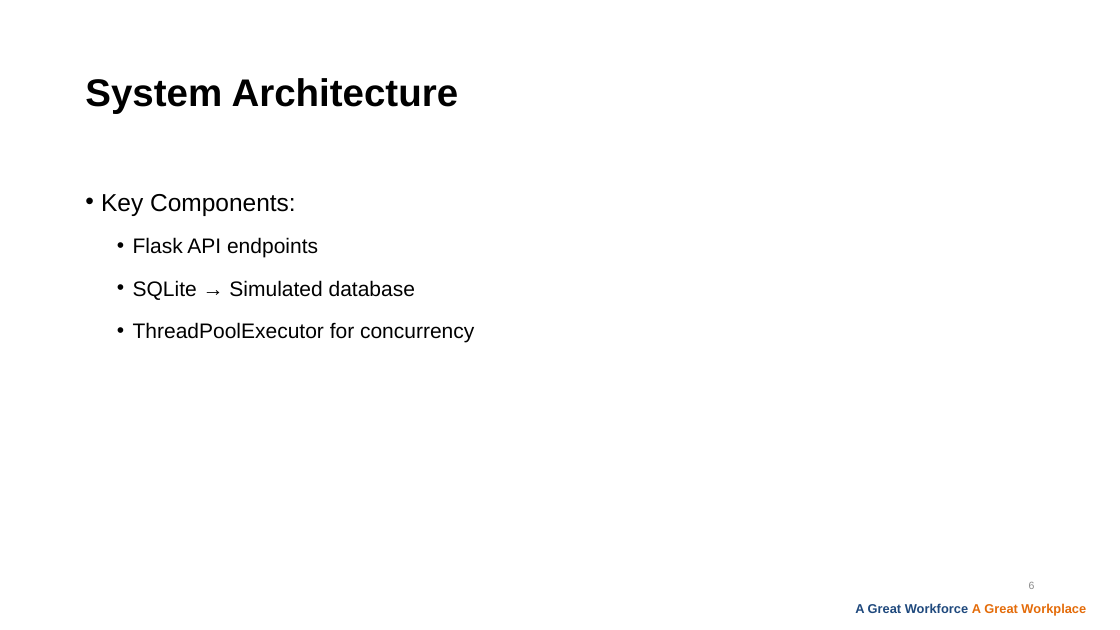
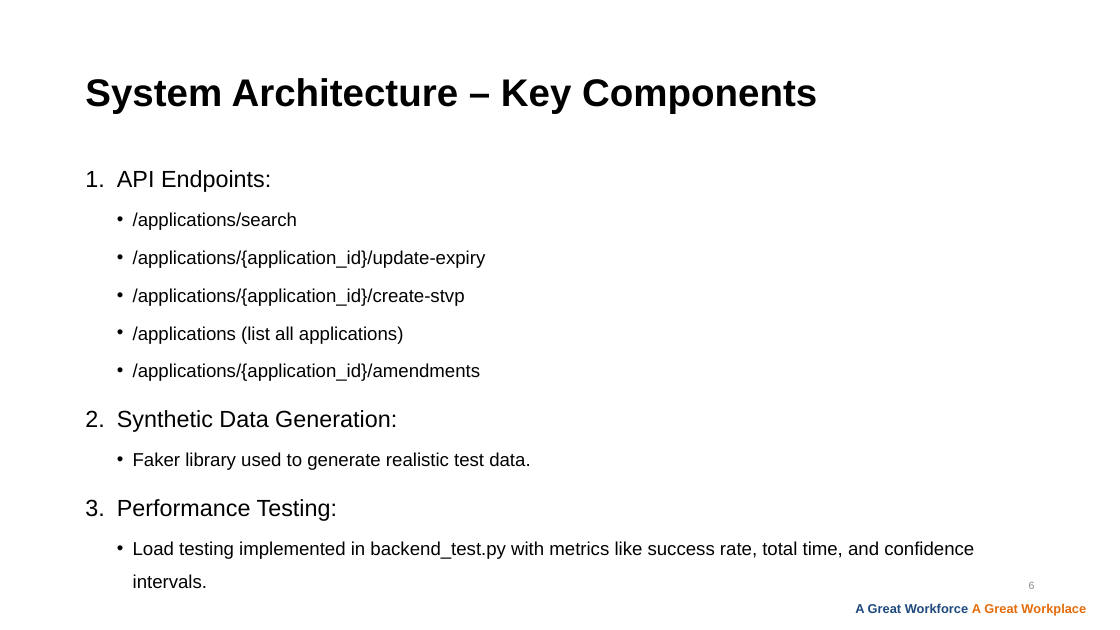
Before and after one commit to 1lhc/database, a slide deck: slide 6 of Presentation1.pptx. Drawn at 1120x630 pixels with LibreOffice and Linux fonts; fonts in the diff are those of the drawing; background and template pictures are left out. Boxes give left, top, right and bottom in pixels: in the first picture for what was removed or moved away, otherwise in the second. Text is boxed around its words. In the diff, an @@ line names an element or a change of style, - is before the commit and + after.

```diff
--- a/Presentation1.pptx
+++ b/Presentation1.pptx
@@ title at box(85, 78, 817, 114): text changed @@
-System Architecture
+System Architecture – Key Components
@@ text at box(117, 170, 974, 559): text changed; size 18 to 16 pt @@
-• Key Components:
-  • Flask API endpoints
-  • SQLite → Simulated database
-  • ThreadPoolExecutor for concurrency
+1. API Endpoints:
+  • /applications/search
+  • /applications/{application_id}/update-expiry
+  • /applications/{application_id}/create-stvp
+  • /applications (list all applications)
+  • /applications/{application_id}/amendments
+2. Synthetic Data Generation:
+  • Faker library used to generate realistic test data.
+3. Performance Testing:
+  • Load testing implemented in backend_test.py with metrics like success rate, total time, and confidence intervals.
```
Also in this commit, not shown: 4 other slides changed, 7 slides added, 8 slides removed.
